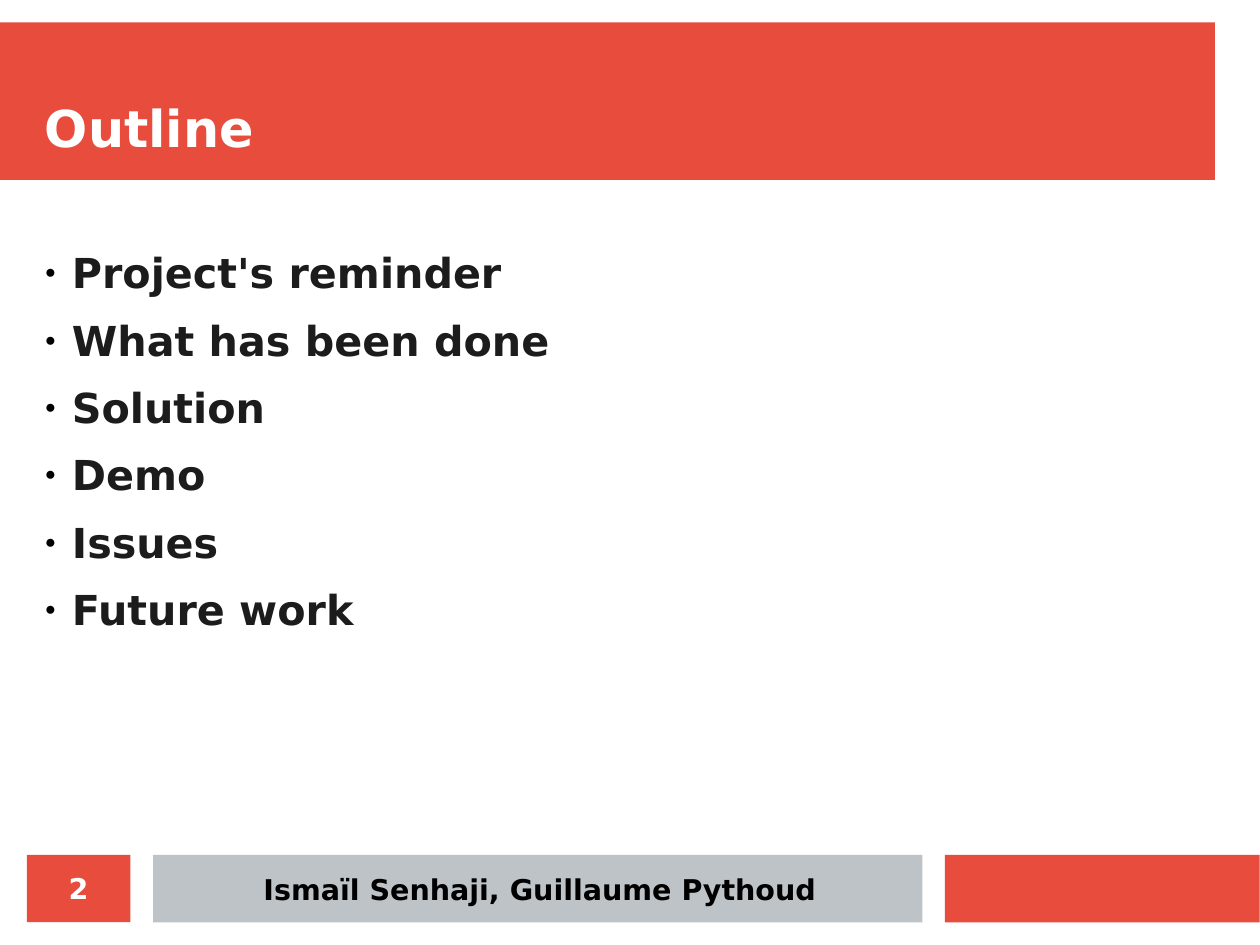
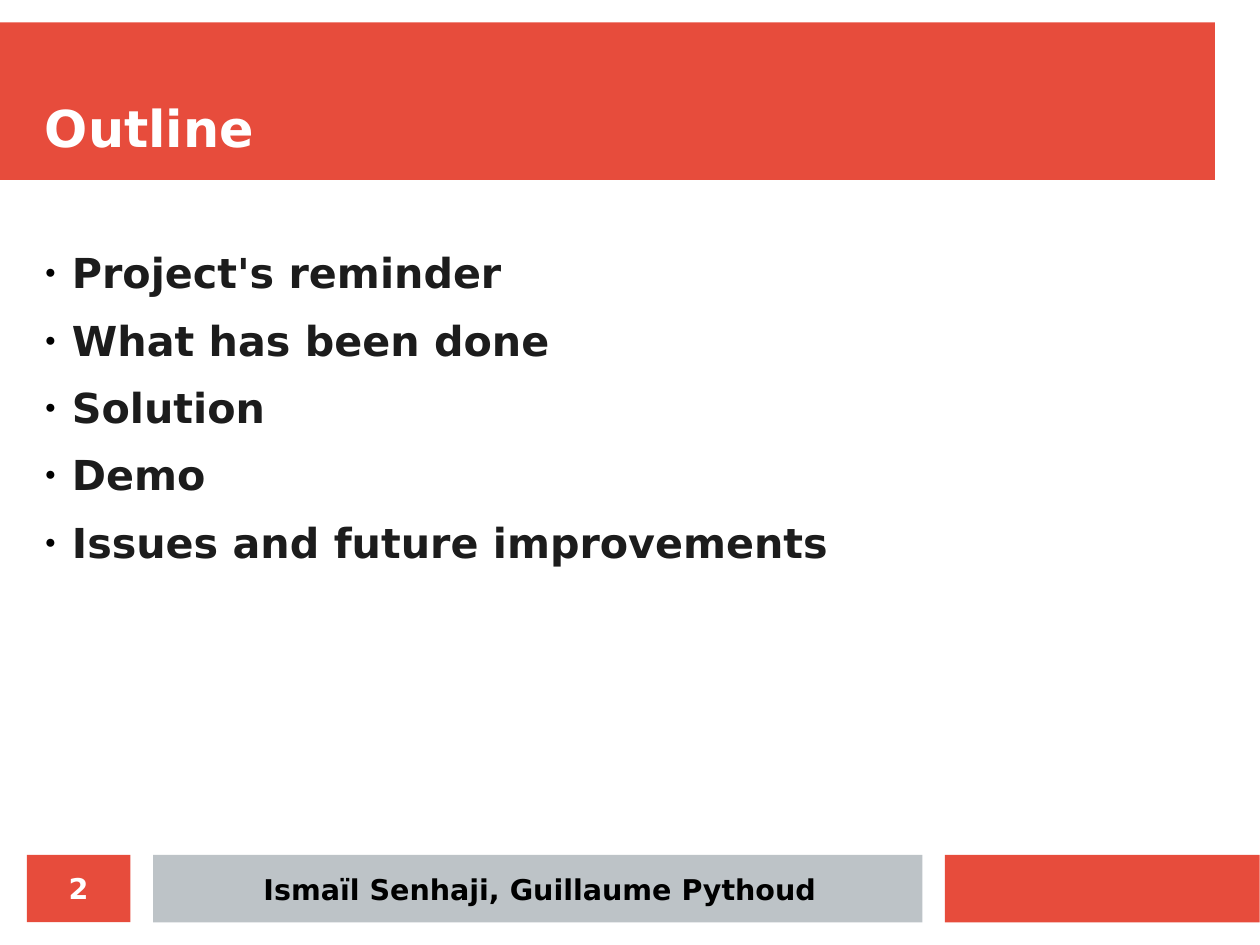
Before and after one commit to iSma/tomcat-in-the-cloud, a slide deck: slide 2 of docs/final-presentation/final_presentation.odp. Drawn at 1260x945 pixels with LibreOffice and Linux fonts; fonts in the diff are those of the drawing. Boxes give left, top, right and bottom in pixels: in the first picture for what was removed or moved away, otherwise in the second. Text is boxed around its words. In the diff, an @@ line names an element or a change of style, - is before the commit and + after.

```diff
--- a/docs/final-presentation/final_presentation.odp
+++ b/docs/final-presentation/final_presentation.odp
@@ text at bbox=[72, 526, 828, 567]: text changed @@
-● Issues
-● Future work
+● Issues and future improvements
```
Also in this commit, not shown: 8 other slides changed, 3 slides removed.
